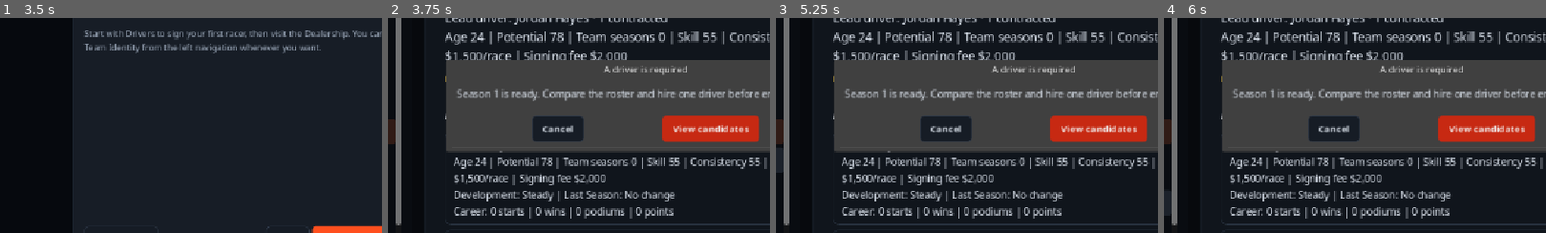
Above: before the commit, frames 1-4 (left to right).
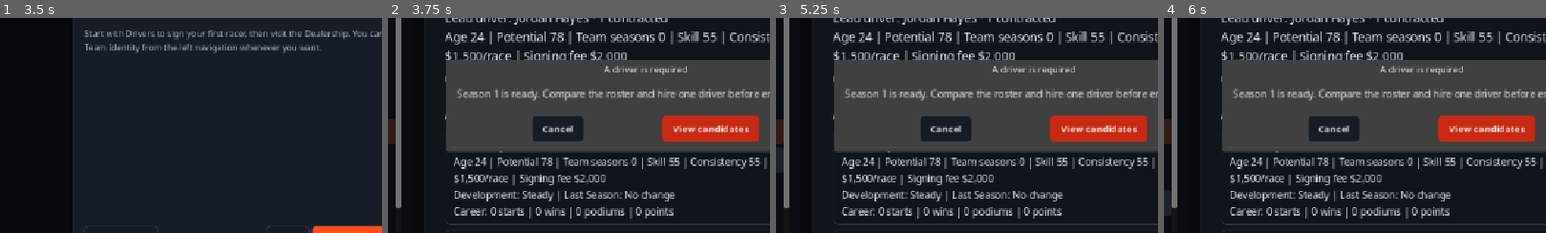
Above: after the commit, the same moments.

Repository: joeyp24/racing_manager
Game: Godot game, scene res://scenes/main_menu/main_menu.tscn
The game is run twice, just before and just after one commit, with the same random seed, the same clock (stepped at 60 frames per second) and the same inputs.
Inputs:
- Up to frame 1 (3.5 s): click "START A NEW CAREER →" at 0.5 s; click "CONTINUE →" at 1.25 s; click "CONTINUE →" at 2 s; click "CONTINUE →" at 2.75 s
- Up to frame 2 (3.75 s): click "ENTER TEAM HQ →" at 3.5 s
- Up to frame 3 (5.25 s): click "Drivers" at 4.25 s; click "Staff" at 5 s
- Up to frame 4 (6 s): click "Marketplace" at 5.75 s
The pictures show only the part of the screen within x 16-66%, y 28-78%; the shares and areas given below are measured in that part.

Frame 1 is identical in both runs. In frame 2, 0.1% of the frame differs, in the area x 2-4%, y 88-97%; in frame 3, 0.1%; in frame 4, 0.1%.

Commit message:
Improve contextual race guidance

Diff:
--- a/autoload/race_manager.gd
+++ b/autoload/race_manager.gd
@@ -252,6 +252,7 @@
 	result.field_size = result.standings.size()
 	result.finishing_position = find_player_position(result.standings)
 	result.positions_gained = result.starting_position - result.finishing_position
+	_populate_decisive_factors(result, simulation)
 	result.prize_money = calculate_prize_money(selected_race, result.finishing_position)
 	result.championship_points_earned = calculate_championship_points(result.finishing_position)
 	result.mileage_added = calculate_mileage_added(selected_race)
@@ -406,6 +407,7 @@
 		find_player_position(race_standings)
 	)
 	result.positions_gained = result.starting_position - result.finishing_position
+	_populate_decisive_factors(result)
 
 	result.prize_money = calculate_prize_money(
 		selected_race,
@@ -448,6 +450,41 @@
 	GameManager.save_game()
 
 	return result
+
+
+func _populate_decisive_factors(result: RaceResult, simulation: RaceSimulation = null) -> void:
+	if result.player_driver == null or result.player_car == null:
+		return
+	# The neutral 50-rated driver/car baselines mirror the weighted score model.
+	result.driver_factor = (
+		(float(result.player_driver.skill) - 50.0) * 0.20
+		+ (float(result.player_driver.consistency) - 50.0) * 0.10
+		+ (float(result.player_driver.aggression) - 50.0) * 0.03
+	)
+	result.car_factor = (
+		(float(result.player_car.get_total_performance()) - 50.0) * 0.55
+		+ (float(result.player_car.condition) - 75.0) * 0.08
+	)
+	result.setup_factor = result.setup_bonus
+	result.strategy_factor = result.strategy_effectiveness
+	if result.strategy_id == "aggressive":
+		result.strategy_factor += 2.0
+	elif result.strategy_id == "conservative":
+		result.strategy_factor -= 1.5
+	if simulation == null:
+		result.incident_factor = clampf(float(result.positions_gained) * 0.35, -3.0, 3.0)
+		result.incident_summary = "Race variance was estimated from the difference between grid and finish"
+		return
+	var player_entry := simulation.get_player_entry()
+	if player_entry != null:
+		result.pit_stop_factor = -float(player_entry.pit_stops) * 0.8
+		result.pit_stop_summary = "%d stop%s; time loss was partly offset by fresher tyres" % [player_entry.pit_stops, "" if player_entry.pit_stops == 1 else "s"]
+	var mistakes := 0
+	for event in simulation.event_log:
+		if "mistake" in event.to_lower():
+			mistakes += 1
+	result.incident_factor = -float(mistakes) * 1.5
+	result.incident_summary = "%d costly random incident%s recorded" % [mistakes, "" if mistakes == 1 else "s"] if mistakes > 0 else "No significant random incident recorded"
 
 
 func calculate_player_score(
--- a/resources/races/race_result.gd
+++ b/resources/races/race_result.gd
@@ -45,4 +45,16 @@
 var strategy_effectiveness: float = 0.0
 var weekend_summary: Array[String] = []
 
+# Transparent post-race attribution. Positive values helped the player; negative
+# values cost pace or track position. These are display values, not a second
+# simulation, so the results screen can explain the formula that already ran.
+var driver_factor: float = 0.0
+var car_factor: float = 0.0
+var setup_factor: float = 0.0
+var strategy_factor: float = 0.0
+var pit_stop_factor: float = 0.0
+var incident_factor: float = 0.0
+var pit_stop_summary: String = "No pit stops recorded"
+var incident_summary: String = "No significant random incident recorded"
+
 var standings: Array[Dictionary] = []
--- a/scenes/home/home.gd
+++ b/scenes/home/home.gd
@@ -15,6 +15,7 @@
 @onready var hq_button: Button = %hq_button
 @onready var scouting_button: Button = %scouting_button
 @onready var identity_button: Button = %identity_button
+@onready var glossary_button: Button = %glossary_button
 @onready var money_label: Label = %money_label
 @onready var rep_label: Label = %rep_label
 @onready var position_label: Label = %position_label
@@ -63,6 +64,7 @@
 	sponsors_button.pressed.connect(_on_sponsors_button_pressed)
 	hq_button.pressed.connect(_on_hq_button_pressed)
 	identity_button.pressed.connect(_on_identity_button_pressed)
+	glossary_button.pressed.connect(_on_glossary_button_pressed)
 	scouting_button.pressed.connect(_on_scouting_button_pressed)
 	fullscreen_button.pressed.connect(_on_fullscreen_button_pressed)
 	_make_top_bar_actionable()
@@ -232,6 +234,11 @@
 	GameManager.load_page("res://scenes/pages/team_identity/team_identity.tscn")
 
 
+func _on_glossary_button_pressed() -> void:
+	set_active_navigation(null)
+	GameManager.load_page("res://scenes/pages/glossary/glossary.tscn")
+
+
 func _on_scouting_button_pressed() -> void:
 	if scouting_button.disabled:
 		return
--- a/scenes/home/home.tscn
+++ b/scenes/home/home.tscn
@@ -220,6 +220,13 @@
 text = "Team Identity"
 alignment = 0
 
+[node name="glossary_button" type="Button" parent="Layout/Sidebar/Margin/Scroll/Content"]
+unique_name_in_owner = true
+layout_mode = 2
+text = "?  Racing Glossary"
+alignment = 0
+tooltip_text = "Open explanations for driver attributes, setup, strategy, tyres and team bonuses."
+
 [node name="fullscreen_button" type="Button" parent="Layout/Sidebar/Margin/Scroll/Content"]
 unique_name_in_owner = true
 layout_mode = 2
--- a/scenes/pages/dealership/dealership_offer.gd
+++ b/scenes/pages/dealership/dealership_offer.gd
@@ -34,6 +34,8 @@
 			car_template.mileage
 		]
 	)
+	var current_car: Car = GameManager.team.get_car(GameManager.selected_bay) if GameManager.team != null and GameManager.selected_bay >= 0 else null
+	car_details_label.tooltip_text = "Compared with selected bay: Performance %+d  •  Condition %+d%%  •  Value %s$%s" % [car_template.get_total_performance() - current_car.get_total_performance(), car_template.condition - current_car.condition, "+" if car_template.value >= current_car.value else "−", format_number(absi(car_template.value - current_car.value))] if current_car != null else "Performance includes installed parts; condition affects usable pace."
 
 	price_label.text = (
 		"Price: $%s"
@@ -44,6 +46,7 @@
 	if GameManager.selected_bay < 0:
 		buy_button.disabled = true
 		buy_button.text = "Garage Full"
+		buy_button.tooltip_text = "Disabled: sell a car or expand garage capacity before purchasing."
 
 
 func _on_buy_button_pressed() -> void:
--- a/scenes/pages/drivers/drivers.gd
+++ b/scenes/pages/drivers/drivers.gd
@@ -99,6 +99,8 @@
 		driver.career_podiums,
 		driver.career_points
 	]
+	var active := GameManager.team.get_active_driver()
+	details.tooltip_text = _driver_comparison_tooltip(driver, active)
 	var is_contracted := GameManager.team.contracted_driver_ids.has(driver.driver_id)
 	hire_button.text = "Contracted" if is_contracted else "Hire"
 	hire_button.custom_minimum_size = Vector2(100, 0)
@@ -107,6 +109,13 @@
 		or not GameManager.team.can_hire_driver(driver)
 		or GameManager.team.money < GameManager.team.get_discounted_cost(driver.signing_fee)
 	)
+	if hire_button.disabled:
+		if is_contracted:
+			hire_button.tooltip_text = "Disabled: this driver is already under contract."
+		elif GameManager.team.money < GameManager.team.get_discounted_cost(driver.signing_fee):
+			hire_button.tooltip_text = "Disabled: you need $%s more for the signing fee." % format_number(GameManager.team.get_discounted_cost(driver.signing_fee) - GameManager.team.money)
+		else:
+			hire_button.tooltip_text = "Disabled: hiring is closed or the driver roster is full."
 	hire_button.pressed.connect(_on_hire_pressed.bind(driver))
 
 	row.add_child(details)
@@ -114,6 +123,12 @@
 	margin.add_child(row)
 	panel.add_child(margin)
 	candidates_container.add_child(panel)
+
+
+func _driver_comparison_tooltip(driver: Driver, active: Driver) -> String:
+	if active == null or active == driver:
+		return "Skill drives pace; consistency reduces variance; aggression adds overtaking pace and risk."
+	return "Compared with %s: Skill %+d  •  Consistency %+d  •  Aggression %+d  •  Salary %s$%s/race" % [active.driver_name, driver.skill - active.skill, driver.consistency - active.consistency, driver.aggression - active.aggression, "+" if driver.salary >= active.salary else "−", format_number(absi(driver.salary - active.salary))]
 
 
 func create_driver_details(driver: Driver) -> String:
--- /dev/null
+++ b/scenes/pages/glossary/glossary.gd
@@ -0,0 +1,27 @@
+extends Control
+
+const TERMS := [
+	["Consistency", "Reduces the size of random lap-time and race-result swings. A consistent driver is less likely to deliver an unexpectedly poor result."],
+	["Aggression", "Adds overtaking pace, but aggressive race plans increase variance, incident exposure and component wear."],
+	["Setup bonus", "Pace earned during practice by matching the car setup to the circuit. It is added directly to the race score."],
+	["Department bonuses", "Permanent team-wide modifiers created by Headquarters upgrades. Engineering improves parts and reliability; other departments affect drivers, setup, sponsors and operations."],
+	["Tyre compounds", "Soft is fastest but wears quickly. Medium balances pace and life. Hard is slower but lasts longest. Worn tyres lose pace non-linearly."],
+	["Condition", "The health of a car or part. Low condition reduces effective performance and raises the risk that preparation checks block an entry."],
+	["Strategy variance", "How widely a result can move around its expected value. Conservative narrows the range; aggressive widens it in exchange for pace."],
+	["Staff ratings", "Role-specific attributes feed visible race effects: setup, reliability, repairs, incident prevention, restarts and pit-stop execution."],
+]
+
+@onready var terms_container: VBoxContainer = %terms_container
+
+
+func _ready() -> void:
+	for term in TERMS:
+		var title := Label.new()
+		title.text = str(term[0]).to_upper()
+		title.theme_type_variation = &"SectionTitle"
+		var explanation := Label.new()
+		explanation.text = str(term[1])
+		explanation.theme_type_variation = &"MutedLabel"
+		explanation.autowrap_mode = TextServer.AUTOWRAP_WORD_SMART
+		terms_container.add_child(title)
+		terms_container.add_child(explanation)
--- /dev/null
+++ b/scenes/pages/glossary/glossary.tscn
@@ -0,0 +1,58 @@
+[gd_scene load_steps=2 format=3]
+
+[ext_resource type="Script" path="res://scenes/pages/glossary/glossary.gd" id="1"]
+
+[node name="glossary" type="Control"]
+layout_mode = 3
+anchors_preset = 15
+anchor_right = 1.0
+anchor_bottom = 1.0
+grow_horizontal = 2
+grow_vertical = 2
+script = ExtResource("1")
+
+[node name="Scroll" type="ScrollContainer" parent="."]
+layout_mode = 1
+anchors_preset = 15
+anchor_right = 1.0
+anchor_bottom = 1.0
+grow_horizontal = 2
+grow_vertical = 2
+horizontal_scroll_mode = 0
+
+[node name="Margin" type="MarginContainer" parent="Scroll"]
+layout_mode = 2
+size_flags_horizontal = 3
+theme_override_constants/margin_left = 24
+theme_override_constants/margin_top = 22
+theme_override_constants/margin_right = 24
+theme_override_constants/margin_bottom = 28
+
+[node name="Content" type="VBoxContainer" parent="Scroll/Margin"]
+layout_mode = 2
+size_flags_horizontal = 3
+theme_override_constants/separation = 10
+
+[node name="Eyebrow" type="Label" parent="Scroll/Margin/Content"]
+layout_mode = 2
+theme_type_variation = &"EyebrowLabel"
+text = "TEAM HANDBOOK // MECHANICS EXPLAINED"
+
+[node name="Title" type="Label" parent="Scroll/Margin/Content"]
+layout_mode = 2
+theme_type_variation = &"PageTitle"
+text = "Racing Glossary"
+
+[node name="Intro" type="Label" parent="Scroll/Margin/Content"]
+layout_mode = 2
+theme_type_variation = &"MutedLabel"
+text = "Use this reference whenever an attribute or race calculation is unclear. Tooltips throughout the game provide shorter comparisons in context."
+autowrap_mode = 2
+
+[node name="Rule" type="HSeparator" parent="Scroll/Margin/Content"]
+layout_mode = 2
+
+[node name="terms_container" type="VBoxContainer" parent="Scroll/Margin/Content"]
+unique_name_in_owner = true
+layout_mode = 2
+theme_override_constants/separation = 8
--- a/scenes/pages/race_entry/race_entry.gd
+++ b/scenes/pages/race_entry/race_entry.gd
@@ -177,10 +177,25 @@
 	var expected_prize := _prize_for_position(race, expected_position)
 	var sponsor := SponsorCatalog.find_by_id(GameManager.team.active_sponsor_id)
 	var sponsor_income := sponsor.payment_per_race if sponsor != null else 0
-	var payroll: int = GameManager.team.get_total_race_payroll()
+	var driver_payroll := 0
+	for race_team in selected_race_teams:
+		var entry_driver := GameManager.team.get_driver_by_id(race_team.driver_id)
+		if entry_driver != null:
+			driver_payroll += entry_driver.salary
+	var staff_payroll: int = GameManager.team.get_staff_payroll()
 	var objective_chance := clampi(roundi(72.0 + (strength - 60.0) - float(race.difficulty) * 0.25), 10, 95)
 	var total_fee: int = race.get_weekend_cost() * selected_race_teams.size()
-	forecast_label.text = "EXPECTED FINISH  P%d–P%d\nExpected revenue $%s  •  Entry + payroll $%s  •  Net forecast %s$%s\nSponsor objective chance %d%%  •  Expected condition loss %d%%" % [best, worst, format_number(expected_prize + sponsor_income), format_number(total_fee + payroll), "+" if expected_prize + sponsor_income >= total_fee + payroll else "−", format_number(absi(expected_prize + sponsor_income - total_fee - payroll)), objective_chance, wear]
+	var repair_per_point := maxi(50, roundi(float(selected_car.value) * 0.006))
+	var expected_wear_cost := wear * repair_per_point
+	var fixed_costs := total_fee + driver_payroll + staff_payroll + expected_wear_cost
+	var best_cash := GameManager.team.money - fixed_costs + _prize_for_position(race, best) + sponsor_income
+	var average_cash := GameManager.team.money - fixed_costs + expected_prize + sponsor_income
+	var worst_cash := GameManager.team.money - fixed_costs + _prize_for_position(race, worst) + sponsor_income
+	forecast_label.text = (
+		"EXPECTED FINISH  P%d–P%d\n\n"
+		+ "COST PROJECTION\nEntry & operations  −$%s\nDriver salary  −$%s\nStaff payroll  −$%s\nExpected wear  %d%%  ≈ −$%s\nSponsor income  +$%s\n\n"
+		+ "CASH AFTER RACE\nBest (P%d)  $%s\nAverage (P%d)  $%s\nWorst (P%d)  $%s\n\nSponsor objective chance  %d%%"
+	) % [best, worst, format_number(total_fee), format_number(driver_payroll), format_number(staff_payroll), wear, format_number(expected_wear_cost), format_number(sponsor_income), best, format_number(best_cash), expected_position, format_number(average_cash), worst, format_number(worst_cash), objective_chance]
 	var risks: Array[String] = []
 	if selected_car.condition < 70:
 		risks.append("low car condition")
@@ -213,7 +228,18 @@
 		row.action_requested.connect(_on_readiness_action_requested)
 	confirm_button.disabled = overall == RaceReadiness.BLOCKED or selected_car == null
 	confirm_button.text = "COMMIT %d ENTR%s  •  $%s  →" % [selected_race_teams.size(), "Y" if selected_race_teams.size() == 1 else "IES", format_number(total_fee)]
-	status_label.text = "Select at least one ready race team and resolve blocked items." if confirm_button.disabled else "All selected teams will compete in this race."
+	status_label.text = "RECOMMENDED NEXT ACTION  " + ("Resolve the first blocked readiness item below." if confirm_button.disabled else "Commit the entry when the cash scenarios fit your plan.")
+	confirm_button.tooltip_text = _get_commit_block_reason(total_fee) if confirm_button.disabled else "Pay the displayed entry cost and open the race weekend."
+
+
+func _get_commit_block_reason(total_fee: int) -> String:
+	if selected_race_teams.is_empty():
+		return "Disabled: select at least one race team with an assigned driver and eligible car."
+	if GameManager.team.money < total_fee:
+		return "Disabled: you need $%s more to pay the weekend cost." % format_number(total_fee - GameManager.team.money)
+	if selected_car == null:
+		return "Disabled: the primary entry does not have an eligible car."
+	return "Disabled: resolve the blocked readiness checks shown above."
 
 
 func _on_readiness_action_requested(action: String) -> void:
--- a/scenes/pages/race_results/race_results.gd
+++ b/scenes/pages/race_results/race_results.gd
@@ -5,6 +5,7 @@
 @onready var standings_label: Label = %standings_label
 @onready var summary_label: Label = %summary_label
 @onready var car_effects_label: Label = %car_effects_label
+@onready var decisive_factors_label: Label = %decisive_factors_label
 @onready var continue_button: Button = %continue_button
 
 
@@ -37,6 +38,42 @@
 	standings_label.text = create_standings_text(result)
 	summary_label.text = create_financial_summary(result)
 	car_effects_label.text = create_car_effects_text(result)
+	decisive_factors_label.text = create_decisive_factors_text(result)
+
+
+func create_decisive_factors_text(result: RaceResult) -> String:
+	var factors := [
+		["Driver", result.driver_factor, "skill, consistency and aggression versus a 50-rated baseline"],
+		["Car", result.car_factor, "effective performance and condition versus a club-racing baseline"],
+		["Setup", result.setup_factor, result.practice_focus_name + " practice programme"],
+		["Strategy", result.strategy_factor, result.strategy_name + " plan and live decisions"],
+		["Pit stops", result.pit_stop_factor, result.pit_stop_summary],
+		["Random incidents", result.incident_factor, result.incident_summary],
+	]
+	var strongest_name := "race execution"
+	var strongest_value := 0.0
+	var lines: Array[String] = ["WHY THE RACE ENDED THIS WAY", "Positive pace points helped; negative points cost performance."]
+	for factor in factors:
+		var value := float(factor[1])
+		lines.append("%s  %+.1f  —  %s" % [factor[0], value, factor[2]])
+		if absf(value) > absf(strongest_value):
+			strongest_name = str(factor[0]).to_lower()
+			strongest_value = value
+	lines.append("\nDECISIVE FACTOR  %s was the largest %s." % [strongest_name.capitalize(), "advantage" if strongest_value >= 0.0 else "disadvantage"])
+	lines.append("RECOMMENDED NEXT ACTION  %s" % _get_result_recommendation(result))
+	return "\n".join(lines)
+
+
+func _get_result_recommendation(result: RaceResult) -> String:
+	if result.player_car.condition < 70:
+		return "Inspect and repair the car before entering another event."
+	if result.car_factor < 0.0:
+		return "Compare upgrades in the Marketplace to recover the car deficit."
+	if result.driver_factor < 0.0:
+		return "Review driver attributes before the next season's contract window."
+	if result.strategy_factor < 0.0:
+		return "Use a balanced plan next race to reduce strategic risk."
+	return "Review the next event and preserve this competitive package."
 
 
 func create_standings_text(
@@ -210,6 +247,7 @@
 		"No race result is currently available."
 	)
 	car_effects_label.text = ""
+	decisive_factors_label.text = ""
 
 
 func _on_continue_button_pressed() -> void:
--- a/scenes/pages/race_results/race_results.tscn
+++ b/scenes/pages/race_results/race_results.tscn
@@ -58,6 +58,13 @@
 size_flags_horizontal = 3
 autowrap_mode = 3
 
+[node name="decisive_factors_label" type="Label" parent="margin_container/results_container/results_scroll_container/ScrollableResults"]
+unique_name_in_owner = true
+layout_mode = 2
+size_flags_horizontal = 3
+theme_type_variation = &"BodyStrong"
+autowrap_mode = 3
+
 [node name="car_effects_label" type="Label" parent="margin_container/results_container/results_scroll_container/ScrollableResults" unique_id=1569523567]
 unique_name_in_owner = true
 layout_mode = 2
--- a/scenes/pages/shop/shop.gd
+++ b/scenes/pages/shop/shop.gd
@@ -33,6 +33,8 @@
 		var buy_button := Button.new()
 		buy_button.text = "Buy — $%s" % format_number(purchase_cost)
 		buy_button.disabled = GameManager.team.money < purchase_cost
+		details.tooltip_text = "Effective bonus already includes condition. Compare the +%d shown here with the same part type installed in your garage." % part.get_effective_performance_bonus()
+		buy_button.tooltip_text = "Disabled: you need $%s more." % format_number(purchase_cost - GameManager.team.money) if buy_button.disabled else "Buy now; install and compare it from Car Inspection."
 		buy_button.pressed.connect(_on_buy_pressed.bind(part))
 		content.add_child(title)
 		content.add_child(details)
--- a/scenes/pages/staff/staff.gd
+++ b/scenes/pages/staff/staff.gd
@@ -94,6 +94,11 @@
 		action.theme_type_variation = &"PrimaryButton"
 		action.disabled = (not GameManager.team.can_add_staff_role(member.role)
 			or GameManager.team.money < GameManager.team.get_discounted_cost(member.signing_fee))
+		var peers := GameManager.team.get_staff_by_role(member.role)
+		if not peers.is_empty():
+			label.tooltip_text = "Compared with %s: Overall %+d  ·  Primary %+d  ·  Secondary %+d  ·  Salary %+d/race" % [peers[0].staff_name, member.rating - peers[0].rating, member.primary_rating - peers[0].primary_rating, member.secondary_rating - peers[0].secondary_rating, member.salary - peers[0].salary]
+		if action.disabled:
+			action.tooltip_text = "Disabled: this role is at capacity." if not GameManager.team.can_add_staff_role(member.role) else "Disabled: insufficient cash for the signing fee."
 		action.pressed.connect(hire_member.bind(member))
 	else:
 		action.text = "View"
